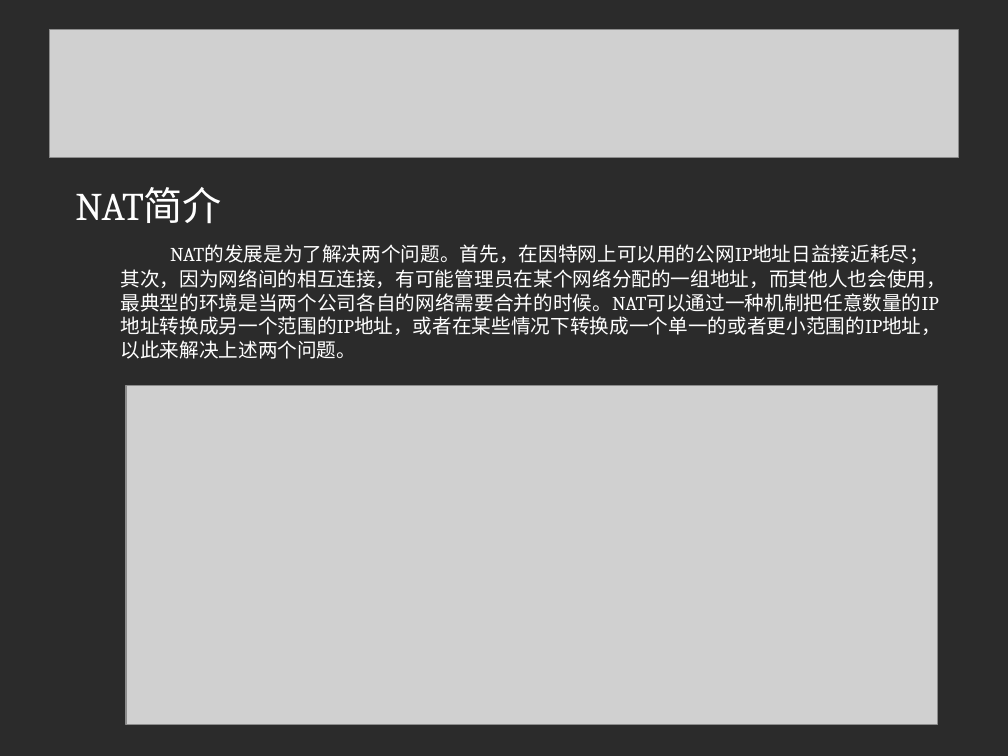
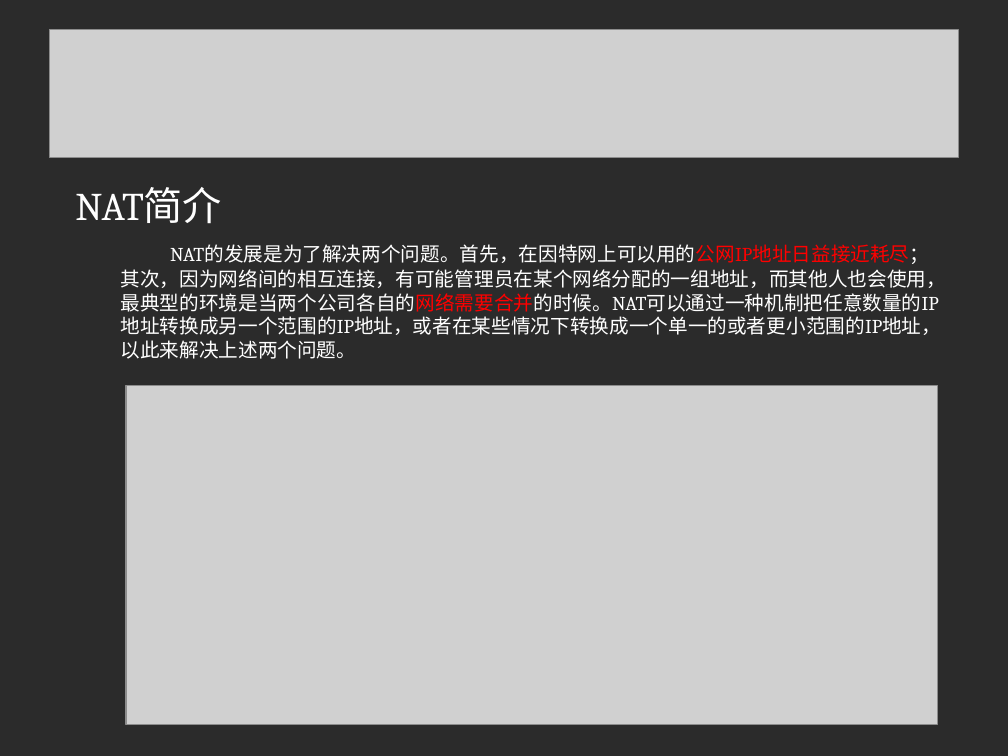
Before and after one commit to linuxsky/sip-alg, a slide deck: slide 13 of design-documents/SIP-ALG解决方案答辩.ppt (slide 12 before the commit). Drawn at 1008x756 pixels with LibreOffice and Linux fonts; fonts in the diff are those of the drawing; grey boxes stand for pictures; background and template pictures are left out; a plain dark background stands for a picture behind light text. Boxes give left, top, right and bottom in pixels: in the first picture for what was removed or moved away, otherwise in the second. Text is boxed around its words. In the diff, an @@ line names an element or a change of style, - is before the commit and + after.

```diff
--- a/design-documents/SIP-ALG解决方案答辩.ppt
+++ b/design-documents/SIP-ALG解决方案答辩.ppt
@@ text at (x1=121, y1=244, x2=946, y2=359): text colour #FFFFFF to #FF0000 in "NAT的发展是为了解决两个问题。首先，在因特网上可以用的公网IP地址日益接近耗尽；其次，因为网络间的相互连接，有可能管理 ..." @@
```
Also in this commit, not shown: 4 other slides changed, 6 slides added, 1 slide removed.
